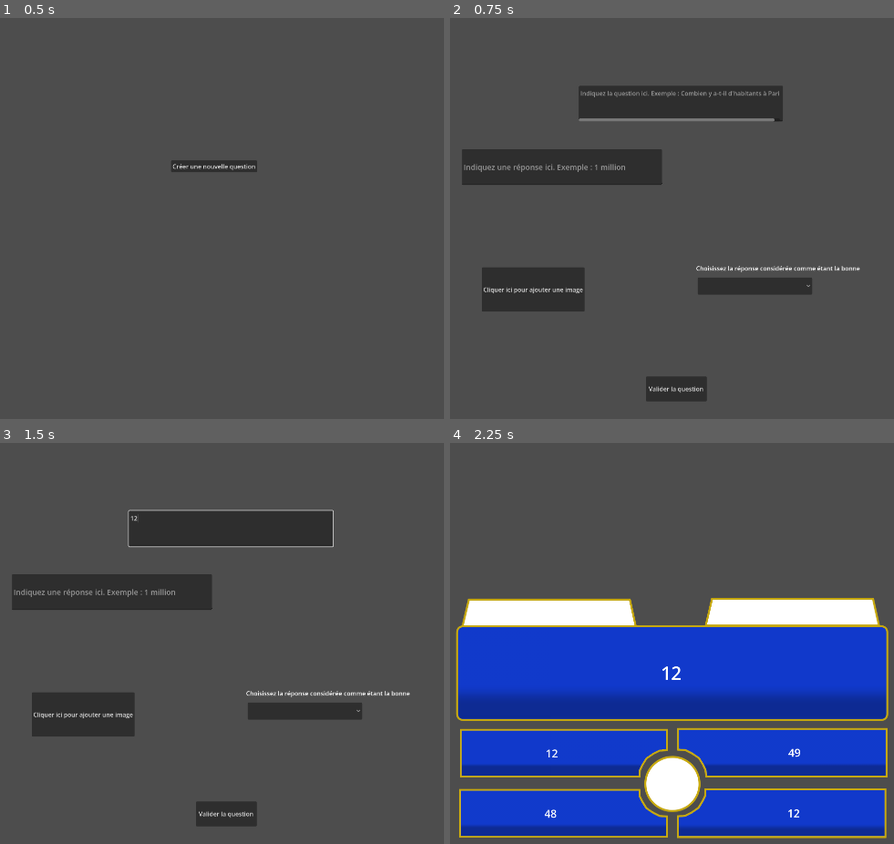
Above: before the commit, frames 1-4 (two rows, left to right).
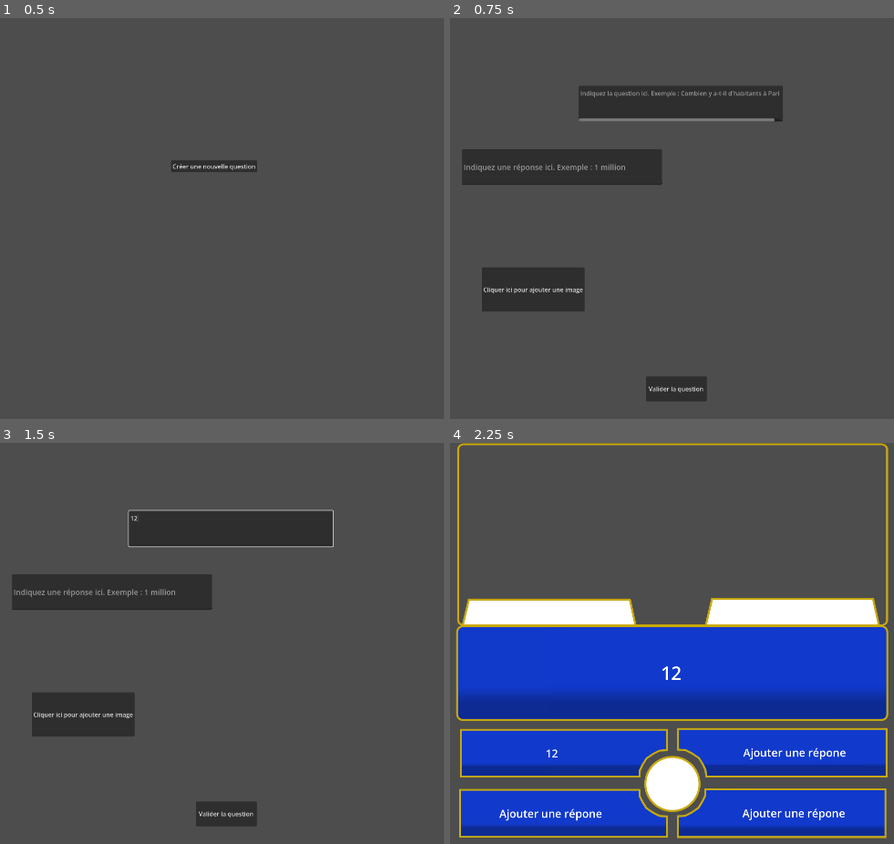
Above: after the commit, the same moments.

Repository: GeekhaNoth/projet-lab
Game: Godot game, scene res://scene/question_maker.tscn
Same seed, same stepped clock (60 frames per second), same inputs: the game is played once before the commit and once after it.
Inputs (mouse positions are in pixels of both pictures, inside the frame that each line leads up to):
- Up to frame 1 (0.5 s): no input
- Up to frame 2 (0.75 s): click "Créer une nouvelle question" at 0.5 s
- Up to frame 3 (1.5 s): click (230, 527) at 1.27 s; type "12" at 1.35 s
- Up to frame 4 (2.25 s): click (561, 591) at 1.5 s; type "12" at 1.58 s; click "Valider la question" at 2 s

Frame 1 is identical in both runs. In frame 2, 1.3% of the frame differs, in the area x 55-93%, y 61-69%; in frame 3, 1.3%; in frame 4, 2.2%, in the area x 1-99%, y 0-95%.
Error before the commit: Invalid access to property or key 'item' on a base object of type 'OptionButton'. (res://scripts/questionMaker.gd:90)

Commit message:
add button to add answer

Diff:
--- a/scene/questionScene.tscn
+++ b/scene/questionScene.tscn
@@ -20,6 +20,7 @@
 [ext_resource type="Texture2D" uid="uid://b5ejva00fb1qs" path="res://sprites/ButtonBottomRight/UIProjetLabBottomRightSelected.png" id="16_4om5f"]
 [ext_resource type="Texture2D" uid="uid://bh27hhoforsal" path="res://sprites/ButtonBottomRight/UIProjetLabBottomRightCorrect.png" id="17_yr7vb"]
 [ext_resource type="Texture2D" uid="uid://j3lqkmew63gh" path="res://sprites/ButtonBottomRight/UIProjetLabBottomRightWrong.png" id="18_4mu4i"]
+[ext_resource type="Texture2D" uid="uid://cm5yeoov40sye" path="res://sprites/QuestionOtherAsset/UIProjetLabImage.png" id="21_i2hoc"]
 
 [node name="SceneQuiz" type="Node2D" unique_id=1692662690 node_paths=PackedStringArray("buttons")]
 script = ExtResource("1_tx0k3")
@@ -254,9 +255,21 @@
 scale = Vector2(0.6, 0.6)
 texture = ExtResource("8_0h6m8")
 
-[node name="TextureRect" type="TextureRect" parent="." unique_id=1081680362]
-offset_left = 18.0
-offset_top = 14.0
-offset_right = 1901.0
-offset_bottom = 471.0
+[node name="Sprite2D4" type="Sprite2D" parent="." unique_id=651329542]
+position = Vector2(967.50006, 238)
+scale = Vector2(0.6203937, 0.5242695)
+texture = ExtResource("21_i2hoc")
+
+[node name="TextureRect" type="TextureRect" parent="Sprite2D4" unique_id=1081680362]
+anchors_preset = 8
+anchor_left = 0.5
+anchor_top = 0.5
+anchor_right = 0.5
+anchor_bottom = 0.5
+offset_left = -1906.8538
+offset_top = -982.55756
+offset_right = -87.041504
+offset_bottom = -63.183105
+grow_horizontal = 2
+grow_vertical = 2
 expand_mode = 1
--- a/scene/question_maker.tscn
+++ b/scene/question_maker.tscn
@@ -45,11 +45,19 @@
 emoji_menu_enabled = false
 shortcut_keys_enabled = false
 
-[node name="Answer2Edit" type="LineEdit" parent="TextEdit" unique_id=491326621]
-offset_left = 995.0
-offset_top = 350.0
-offset_right = 1522.0
-offset_bottom = 445.0
+[node name="AddAnswer2Button" type="Button" parent="TextEdit" unique_id=1346507262]
+visible = false
+offset_left = 1160.0
+offset_top = 376.0
+offset_right = 1319.0
+offset_bottom = 407.0
+text = "Ajouter une répone"
+
+[node name="Answer2Edit" type="LineEdit" parent="TextEdit/AddAnswer2Button" unique_id=491326621]
+visible = false
+layout_mode = 0
+offset_right = 527.0
+offset_bottom = 95.0
 theme_override_font_sizes/font_size = 20
 placeholder_text = "Indiquez une réponse ici. Exemple : 2 million"
 max_length = 50
@@ -57,11 +65,21 @@
 emoji_menu_enabled = false
 shortcut_keys_enabled = false
 
-[node name="Answer3Edit" type="LineEdit" parent="TextEdit" unique_id=413592429]
-offset_left = 412.0
-offset_top = 539.0
-offset_right = 939.0
-offset_bottom = 634.0
+[node name="AddAnswer3Button" type="Button" parent="TextEdit" unique_id=1225630589]
+visible = false
+offset_left = 548.0
+offset_top = 516.0
+offset_right = 707.0
+offset_bottom = 547.0
+text = "Ajouter une répone"
+
+[node name="Answer3Edit" type="LineEdit" parent="TextEdit/AddAnswer3Button" unique_id=413592429]
+visible = false
+layout_mode = 0
+offset_left = -143.0
+offset_top = -13.0
+offset_right = 384.0
+offset_bottom = 82.0
 theme_override_font_sizes/font_size = 20
 placeholder_text = "Indiquez une réponse ici. Exemple : 10 millions"
 max_length = 50
@@ -69,11 +87,21 @@
 emoji_menu_enabled = false
 shortcut_keys_enabled = false
 
-[node name="Answer4Edit" type="LineEdit" parent="TextEdit" unique_id=2084961116]
-offset_left = 992.0
-offset_top = 540.0
-offset_right = 1519.0
-offset_bottom = 635.0
+[node name="AddAnswer4Button" type="Button" parent="TextEdit" unique_id=1282523754]
+visible = false
+offset_left = 1133.0
+offset_top = 526.0
+offset_right = 1292.0
+offset_bottom = 557.0
+text = "Ajouter une répone"
+
+[node name="Answer4Edit" type="LineEdit" parent="TextEdit/AddAnswer4Button" unique_id=2084961116]
+visible = false
+layout_mode = 0
+offset_left = -123.0
+offset_top = -29.0
+offset_right = 404.0
+offset_bottom = 66.0
 theme_override_font_sizes/font_size = 20
 placeholder_text = "Indiquez une réponse ici. Exemple : 100 mille"
 max_length = 50
@@ -106,6 +134,7 @@
 text = "Image importée avec succès"
 
 [node name="OptionButton" type="OptionButton" parent="." unique_id=1216238509]
+visible = false
 offset_left = 1030.0
 offset_top = 685.0
 offset_right = 1332.0
@@ -113,8 +142,6 @@
 alignment = 1
 autowrap_mode = 2
 allow_reselect = true
-item_count = 1
-popup/item_0/id = 0
 
 [node name="Label" type="Label" parent="OptionButton" unique_id=1694443239]
 layout_mode = 0
--- a/scripts/questionMaker.gd
+++ b/scripts/questionMaker.gd
@@ -7,7 +7,10 @@
 
 @onready var file_dialog = $FileDialog
 @onready var option_button = $OptionButton
-@onready var lineEdit = [ $TextEdit/Answer1Edit, $TextEdit/Answer2Edit, $TextEdit/Answer3Edit, $TextEdit/Answer4Edit]
+@onready var lineEdit = [ $TextEdit/Answer1Edit,
+$TextEdit/AddAnswer2Button/Answer2Edit,
+$TextEdit/AddAnswer3Button/Answer3Edit,
+$TextEdit/AddAnswer4Button/Answer4Edit]
 
 var selected_image_path := ""
 # Called when the node enters the scene tree for the first time.
@@ -18,8 +21,10 @@
 	changeNodeVisibility(false)
 	for i in range(lineEdit.size()):
 		lineEdit[i].text_changed.connect(_on_answer_edit_text_changed.bind(i))
-		if i > 0:
-			lineEdit[i].set_visible(false)
+		if (i > 0):
+			lineEdit[i].get_parent().pressed.connect(AddAnAnswer.bind(lineEdit[i].get_parent()))
+		#if i > 0:
+			#lineEdit[i].set_visible(false)
 	pass # Replace with function body.
 
 
@@ -49,7 +54,7 @@
 
 	if err == OK:
 		var texture = ImageTexture.create_from_image(image)
-		nodeSceneQuestion.get_node("TextureRect").texture = texture
+		nodeSceneQuestion.get_node("Sprite2D4/TextureRect").texture = texture
 
 func CreateQuestion():
 	buttonCreateQuestion.hide()
@@ -75,7 +80,7 @@
 	buttonCreateScene.set_visible(state)
 	allTextEdit.set_visible(state)
 	buttonAddImage.set_visible(state)
-	option_button.set_visible(state)
+	#option_button.set_visible(state)
 
 
 func PutVisibleFileDialog():
@@ -87,11 +92,23 @@
 
 
 func _on_answer_edit_text_changed(new_text, index) -> void:
-	if option_button.item > index:
+	if option_button.item_count > index:
 		option_button.set_item_text(index, new_text)
 	else:
 		option_button.add_item(new_text, index)
+	if (new_text == ""):
+		pass
+	else:
+		pass
 	pass # Replace with function body.
 
-func AddAnAnswer():
+func AddAnAnswer(button):
+	if (option_button.visible == false):
+		option_button.set_visible(true)
+	button.get_child(0).set_visible(true)
+	button.self_modulate.a = 0
+	var array = allTextEdit.get_children()
+	var index = array.find(button)
+	if (index+1 < array.size()):
+		array[index+1].set_visible(true)
 	pass
